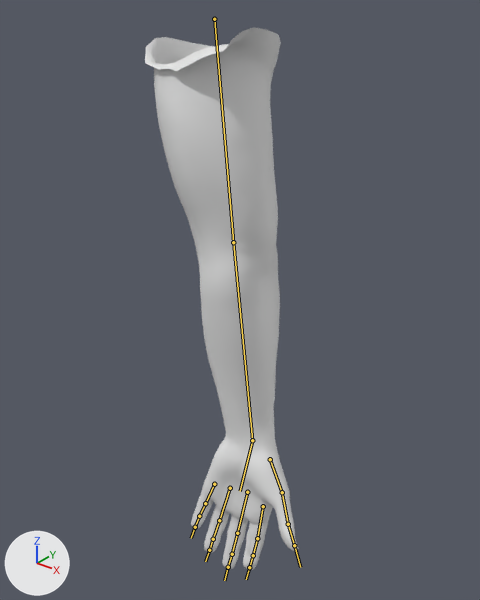
What one commit did to the FBX model Assets/Models/zahando.fbx.
Both versions are drawn from a 50 mm camera at (0.728, -0.472, 0.486) aimed at (0.147, 0.255, 0.036). Every picture has the same lights, and +X, +Y and +Z are marked at lower left. Both versions are drawn at the pose saved in each file; the numbers are the values there. The bones that bend it are drawn over the model as lines.

In view in the first picture: 'Arm'.
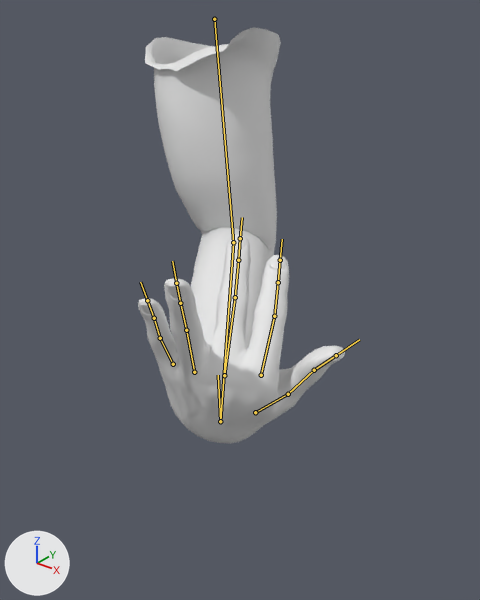
Pixel boxes [x1, y1, x2, y2] of what changed, in the pictures (480 x 600 px):
'Arm', posed (35% wider, 23% shorter): before [145, 27, 298, 570]; after [138, 27, 345, 444]
bone 'Bone.001', root to tip: before (233, 242) to (252, 440); after (233, 242) to (220, 421)
bone 'HandIk', root to tip: before (252, 440) to (240, 491); after (220, 421) to (218, 375)
bone 'Bone.003', root to tip: before (270, 459) to (282, 492); after (255, 412) to (288, 394)
bone 'Bone.004', root to tip: before (263, 506) to (257, 538); after (261, 375) to (274, 316)
bone 'Bone.009', root to tip: before (247, 492) to (237, 533); after (224, 375) to (235, 297)
bone 'Bone.016', root to tip: before (205, 503) to (199, 516); after (160, 338) to (154, 318)
bone 'Bone.017', root to tip: before (199, 516) to (195, 527); after (154, 318) to (147, 300)

What the commit changed:
Bone 'Bone.001' (bone_bone_001) turns from (19, -24, -13) to (57, -73, 11) degrees about its own x, y and z.
Bone 'HandIk' (bone_handik) turns from (0, 0, 0) to (32, -4, 63) degrees about its own x, y and z.
Bone 'Bone.003' (bone_bone_003) turns from (0, 0, 0) to (14, -1, -2) degrees about its own x, y and z.
Bone 'Bone.004' (bone_bone_004) turns from (0, 0, 0) to (73, 8, -14) degrees about its own x, y and z.
Bone 'Bone.009' (bone_bone_009) turns from (0, 0, 0) to (71, 16, -18) degrees about its own x, y and z.
Bone 'Bone.016' (bone_bone_016) turns from (0, 0, 0) to (5, -18, 1) degrees about its own x, y and z.
Bone 'Bone.017' (bone_bone_017) turns from (0, 0, 0) to (-7, 24, -4) degrees about its own x, y and z.
